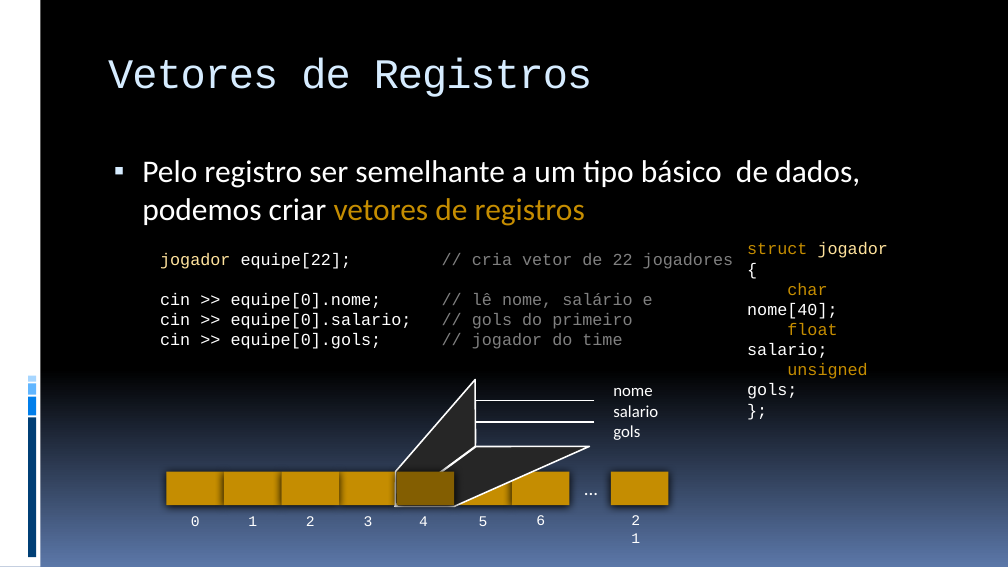
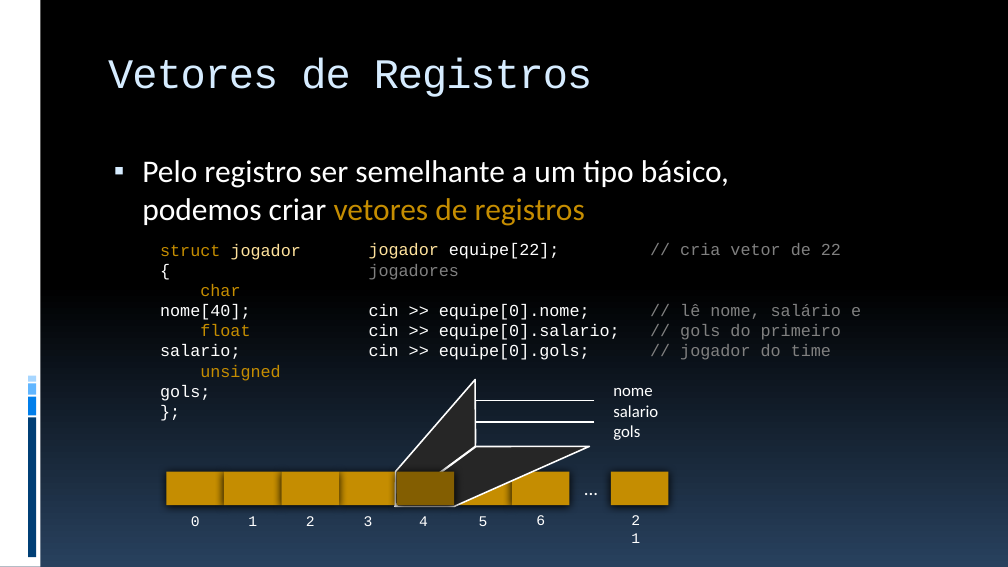
Before and after one commit to JudsonSS/ProgComp, a slide deck: slide 17 of Slides/12. Registros.pptx. Drawn at 1008x567 pixels with LibreOffice and Linux fonts; fonts in the diff are those of the drawing. Boxes give left, top, right and bottom in pixels: in the first picture for what was removed or moved away, otherwise in the second. Text is boxed around its words. In the diff, an @@ line names an element or a change of style, - is before the commit and + after.

```diff
--- a/Slides/12. Registros.pptx
+++ b/Slides/12. Registros.pptx
@@ background gradient #000000 to #5B77A8 to gradient #000000 to #28415E @@
@@ text at <box>142,160,729,226</box>: text changed @@
-▪ Pelo registro ser semelhante a um tipo básico de dados, podemos criar vetores de registros
+▪ Pelo registro ser semelhante a um tipo básico,
+  podemos criar vetores de registros
@@ text "struct jogador": place and size @@
-text "struct jogador" at <box>747,242,888,399</box>
+text "struct jogador" at <box>160,244,301,401</box>
@@ text "jogador equipe[22]; // cria vetor ..." rewrapped from <box>160,253,733,349</box> to <box>369,243,861,360</box> @@
```
Also in this commit, not shown: 20 other slides changed, 1 slide added, 3 other files.
